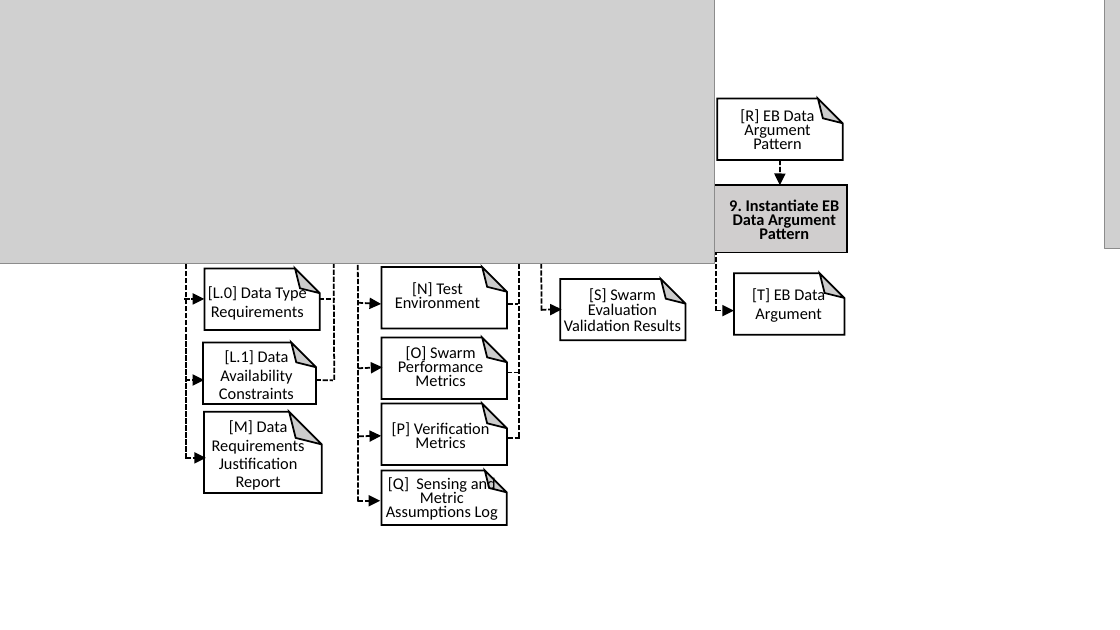
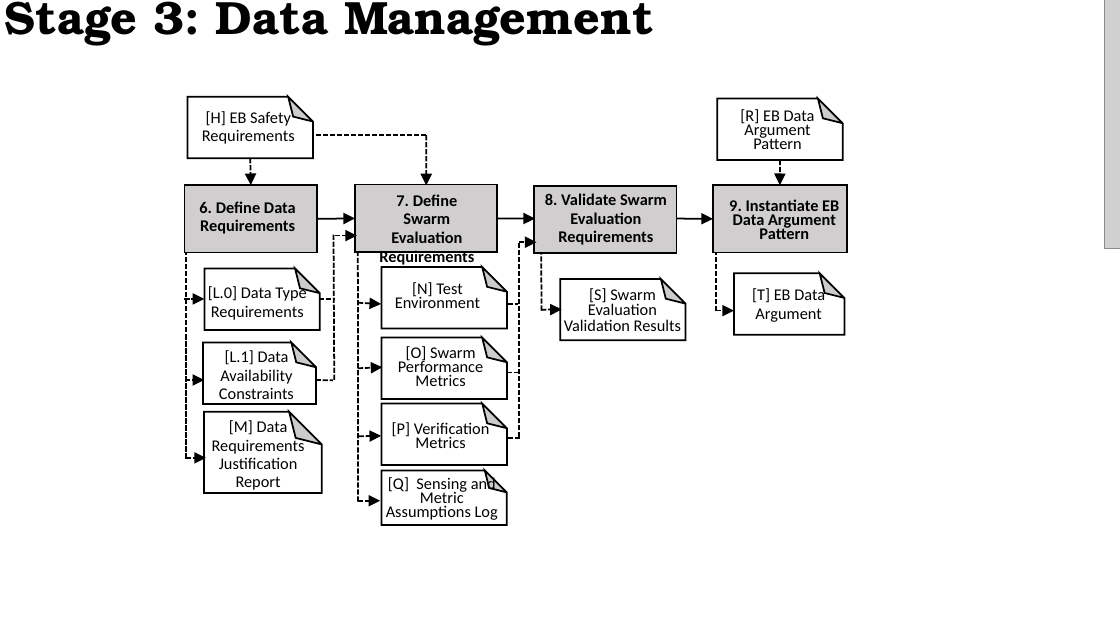
Before and after one commit to TSL-UOB/AERoS, a slide deck: slide 10 of source/figures/Figs_Artwork_2023-02-09.pptx (slide 8 before the commit). Drawn at 1120x630 pixels with LibreOffice and Linux fonts; fonts in the diff are those of the drawing; grey boxes stand for pictures; background and template pictures are left out. Boxes give left, top, right and bottom in pixels: in the first picture for what was removed or moved away, otherwise in the second. Text is boxed around its words. In the diff, an @@ line names an element or a change of style, - is before the commit and + after.

```diff
--- a/source/figures/Figs_Artwork_2023-02-09.pptx
+++ b/source/figures/Figs_Artwork_2023-02-09.pptx
@@ picture removed at <box>0,0,715,263</box> @@
@@ group added at <box>185,97,713,267</box>: 7 arrows, 4 texts, 3 rectangles, 1 folded corner, 1 line @@
+6. Define Data Requirements
+7. Define Swarm Evaluation Requirements
+8. Validate Swarm Evaluation Requirements
+[H] EB Safety Requirements
```
Also in this commit, not shown: 2 other slides changed, 3 slides added, 1 slide removed, 11 other files.
